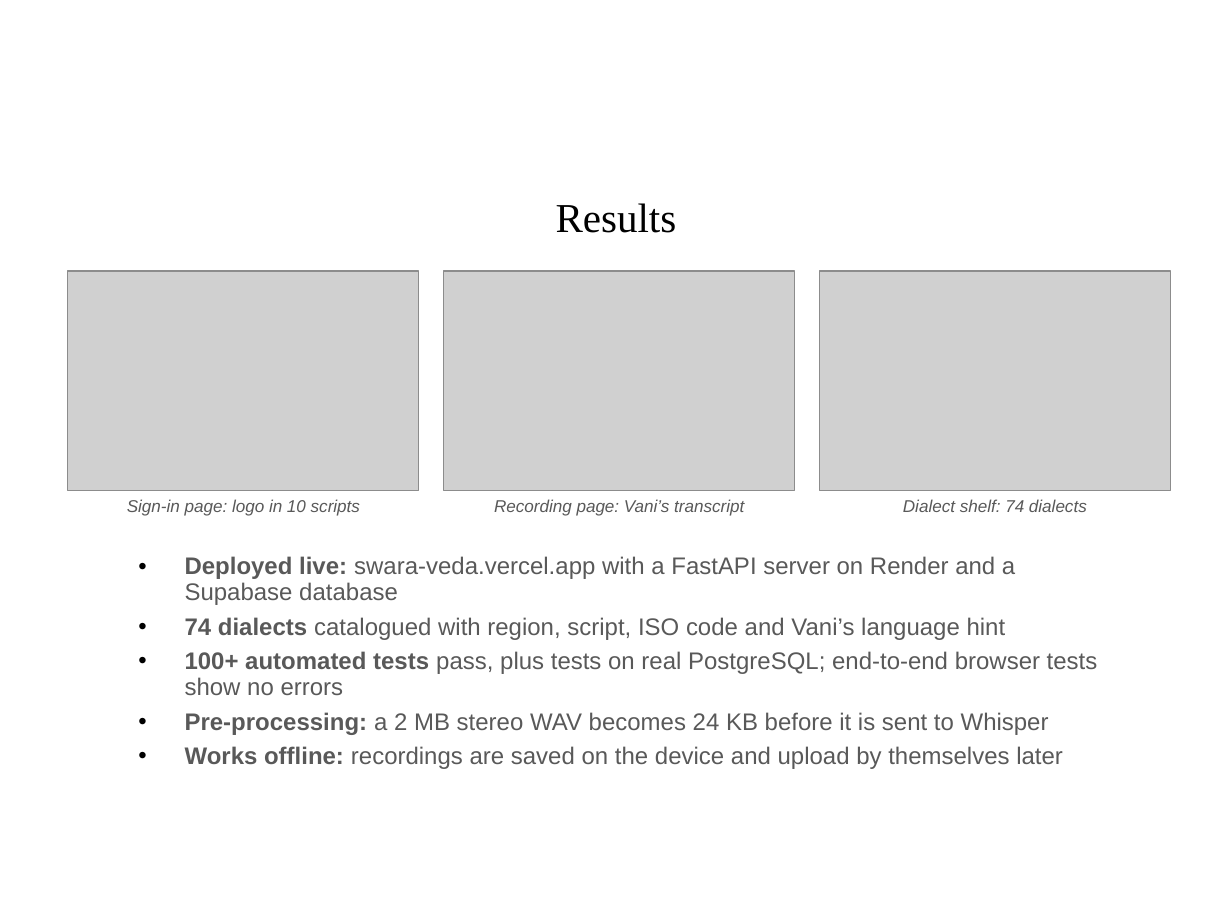
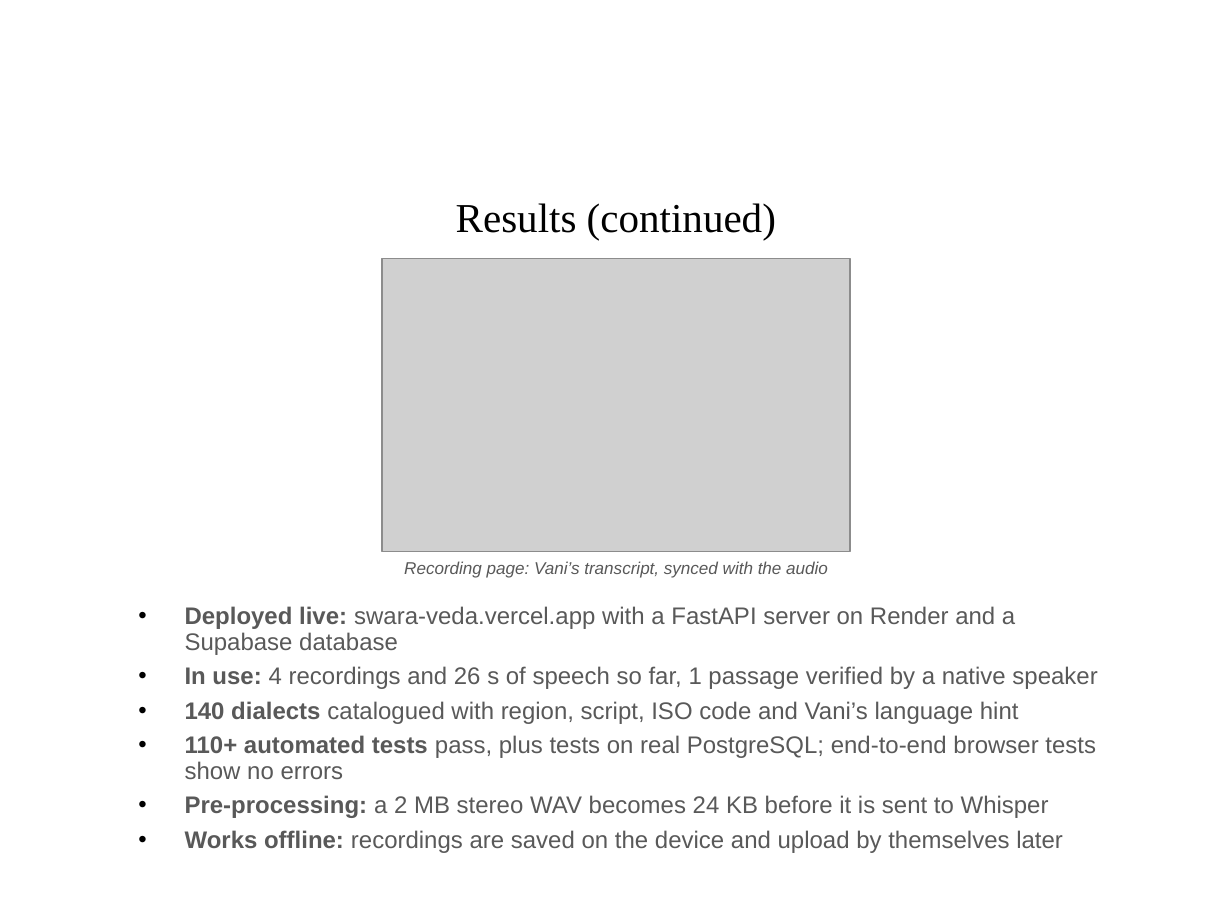
Before and after one commit to Mohamed-Ali-4/SwaraVeda, a slide deck: slide 10 of docs/SwaraVeda_Review2_2.pptx (slide 9 before the commit). Drawn at 1232x924 pixels with LibreOffice and Linux fonts; fonts in the diff are those of the drawing; grey boxes stand for pictures; background and template pictures are left out. Boxes give left, top, right and bottom in pixels: in the first picture for what was removed or moved away, otherwise in the second. Text is boxed around its words. In the diff, an @@ line names an element or a change of style, - is before the commit and + after.

```diff
--- a/docs/SwaraVeda_Review2_2.pptx
+++ b/docs/SwaraVeda_Review2_2.pptx
@@ text at bbox=[456, 203, 776, 240]: text changed @@
-Results
+Results (continued)
@@ picture: place and size @@
-picture at bbox=[444, 271, 795, 490]
+picture at bbox=[382, 259, 850, 552]
@@ picture removed at bbox=[68, 271, 419, 490] @@
@@ picture removed at bbox=[819, 271, 1170, 490] @@
@@ text removed at bbox=[127, 499, 360, 516] @@
-Sign-in page: logo in 10 scripts
@@ text removed at bbox=[903, 499, 1087, 512] @@
-Dialect shelf: 74 dialects
@@ text at bbox=[404, 561, 828, 578]: text changed @@
-Recording page: Vani’s transcript
+Recording page: Vani’s transcript, synced with the audio
@@ text "Deployed live: swara-veda.vercel.app with a ...": place and size @@
-text "Deployed live: swara-veda.vercel.app with a ..." at bbox=[185, 556, 1098, 769]
+text "Deployed live: swara-veda.vercel.app with a ..." at bbox=[185, 606, 1097, 853]
@@ text at bbox=[185, 666, 1097, 779]: text changed @@
-• 74 dialects catalogued with region, script, ISO code and Vani’s language hint
-• 100+ automated tests pass, plus tests on real PostgreSQL; end-to-end browser tests show no errors
+• In use: 4 recordings and 26 s of speech so far, 1 passage verified by a native speaker
+• 140 dialects catalogued with region, script, ISO code and Vani’s language hint
+• 110+ automated tests pass, plus tests on real PostgreSQL; end-to-end browser tests show no errors
```
Also in this commit, not shown: 1 other slide changed, 2 slides added, 1 slide removed.
